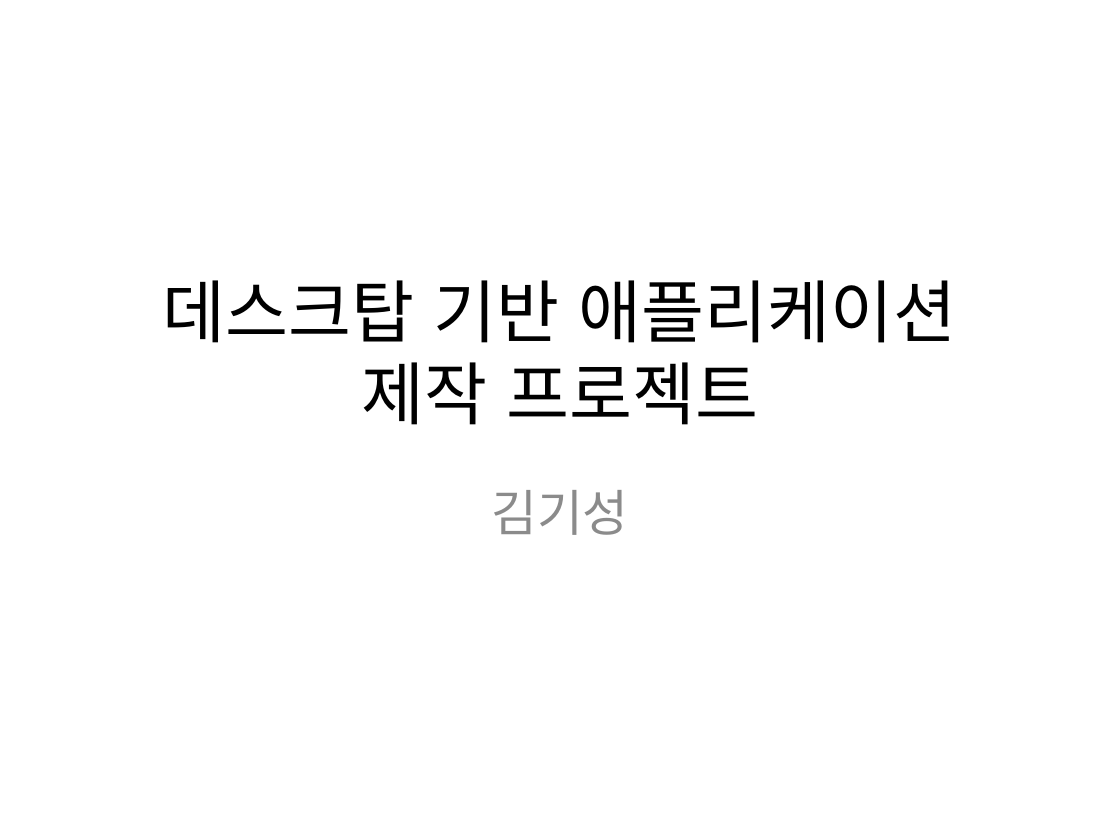
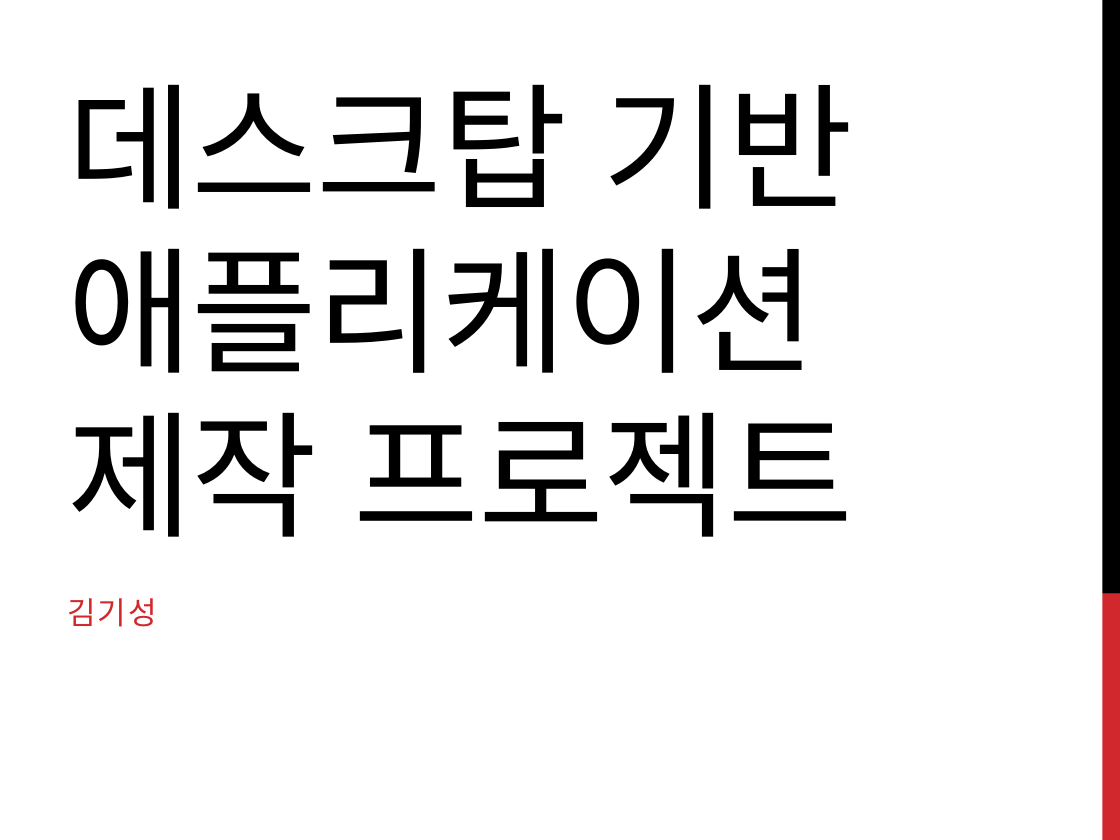
Before and after one commit to avocato8/minesweeper, a slide deck: slide 1 of 데스크탑 기반 애플리케이션 제작 프로젝트.pptx. Drawn at 1120x840 pixels with LibreOffice and Linux fonts; fonts in the diff are those of the drawing. Boxes give left, top, right and bottom in pixels: in the first picture for what was removed or moved away, otherwise in the second. Text is boxed around its words. In the diff, an @@ line names an element or a change of style, - is before the commit and + after.

```diff
--- a/데스크탑 기반 애플리케이션 제작 프로젝트.pptx
+++ b/데스크탑 기반 애플리케이션 제작 프로젝트.pptx
@@ title "데스크탑 기반 애플리케이션 제작 프로젝트": place and size @@
-title "데스크탑 기반 애플리케이션 제작 프로젝트" at <box>163,280,957,425</box>
+title "데스크탑 기반 애플리케이션 제작 프로젝트" at <box>67,84,854,537</box>
@@ title "데스크탑 기반 애플리케이션 제작 프로젝트" at <box>67,84,854,537</box>: size 44 to 88 pt, font Noto Sans CJK KR to Montserrat, letter spacing 0 to -0.8 pt; alignment centre to left @@
@@ rectangle added at <box>1102,0,1120,594</box>, fill #000000 @@
@@ subtitle "김기성": place and size @@
-subtitle "김기성" at <box>491,490,628,535</box>
+subtitle "김기성" at <box>67,598,157,627</box>
@@ subtitle "김기성" at <box>67,598,157,627</box>: size 32 to 20 pt, font Noto Sans CJK KR to Montserrat, text colour #8C8C8C to #D1282E, letter spacing 0 to 1.2 pt; alignment centre to left; more space between paragraphs @@
@@ rectangle added at <box>1102,594,1120,840</box>, fill #D1282E @@
```
Also in this commit, not shown: 10 other slides changed, 1 slide added, 1 slide removed.
